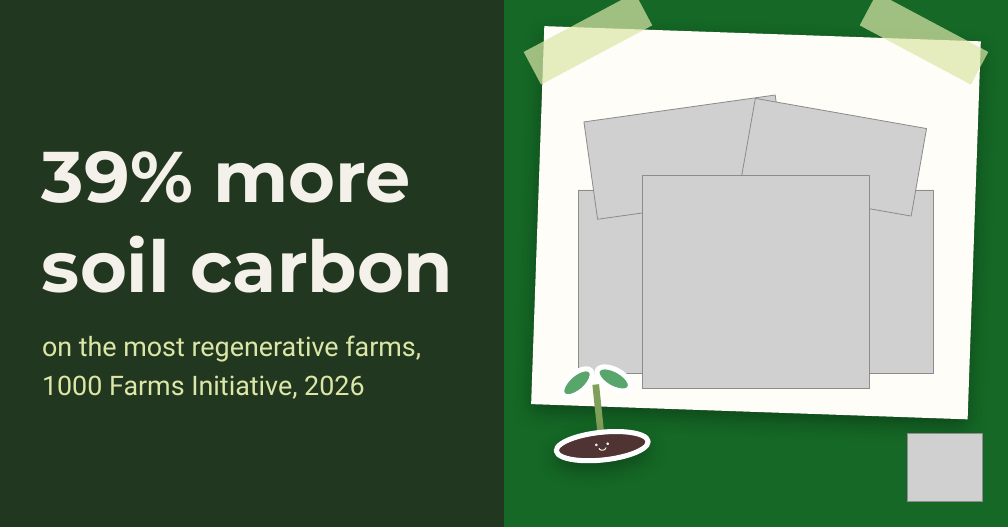
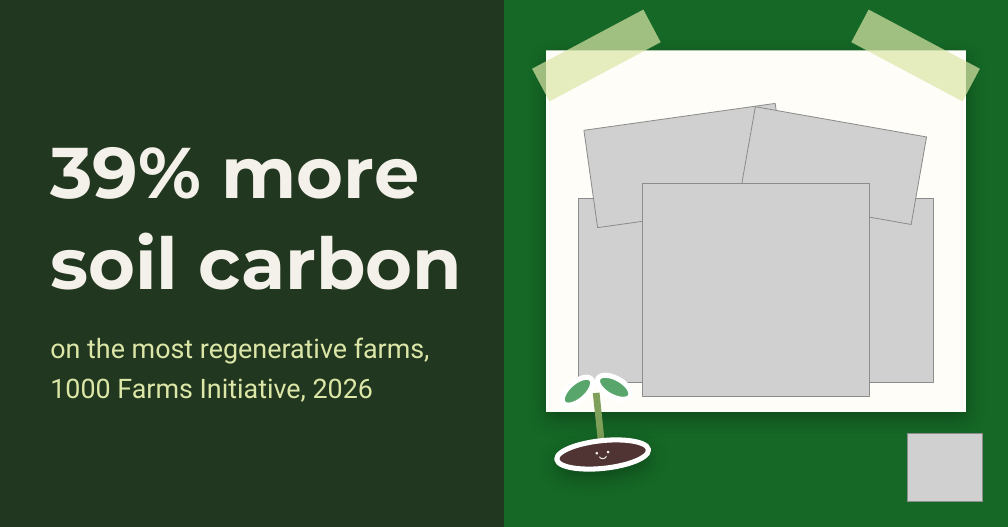
Before and after one commit to linneamoritznyc/SFW-SocialMedia, a slide deck: slide 1 of templates/posts/october/02-10-2026-fri-li-1000-farms-study.pptx. Drawn at 1008x527 pixels with LibreOffice and Linux fonts; fonts in the diff are those of the drawing; grey boxes stand for pictures. Boxes give left, top, right and bottom in pixels: in the first picture for what was removed or moved away, otherwise in the second. Text is boxed around its words. In the diff, an @@ line names an element or a change of style, - is before the commit and + after.

```diff
--- a/templates/posts/october/02-10-2026-fri-li-1000-farms-study.pptx
+++ b/templates/posts/october/02-10-2026-fri-li-1000-farms-study.pptx
@@ rectangle: place and size @@
-rectangle at [524,0,652,85]
+rectangle at [532,10,660,102]
@@ rectangle: place and size @@
-rectangle at [860,0,988,85]
+rectangle at [851,10,980,102]
@@ rectangle at [546,50,966,411]: rotation 2 to 0 degrees @@
@@ text at [50,147,462,290]: text changed @@
-39% more soil carbon
+39% more
+soil carbon
@@ text at [50,337,430,402]: text changed @@
-on the most regenerative farms, 1000 Farms Initiative, 2026
+on the most regenerative farms,
+1000 Farms Initiative, 2026
@@ 5 ellipses, 4 pictures, 1 arch (boxed as its full ring), 1 rectangle: place and size @@
-5 ellipses, 4 pictures, 1 arch (boxed as its full ring), 1 rectangle at [555,95,934,464]
+5 ellipses, 4 pictures, 1 arch (boxed as its full ring), 1 rectangle at [555,103,934,472]
```
Also in this commit, not shown: 4 other files.
